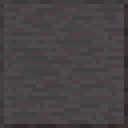
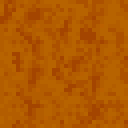
Layer changes from the first 128px x 128px image to the second:
added layer "gunmetal_colormat_halloween" above "gunmetal base gold" over <box>0,0,128,128</box>
hid "gunmetal base copy" over <box>0,0,128,128</box>
